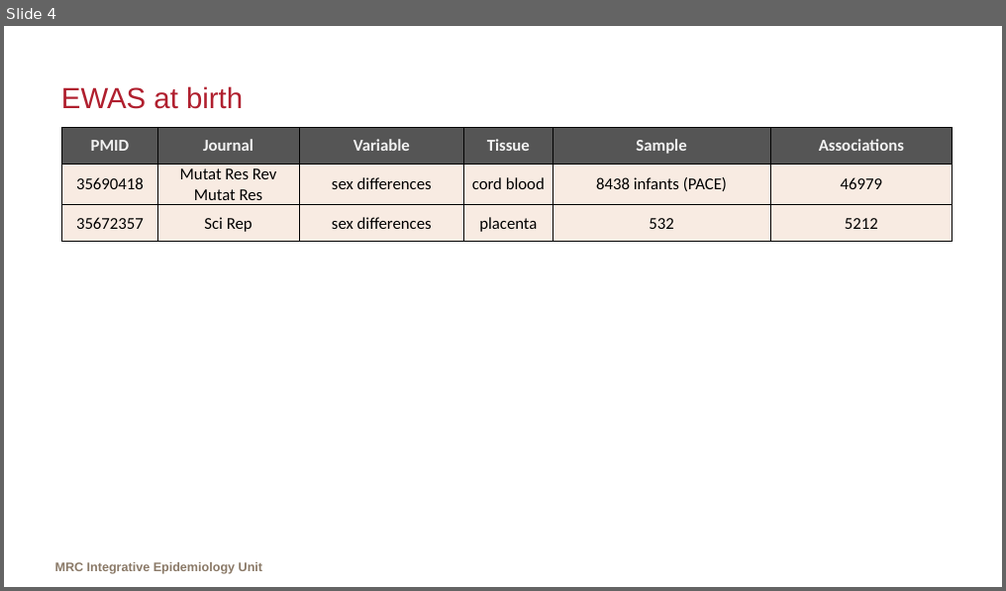
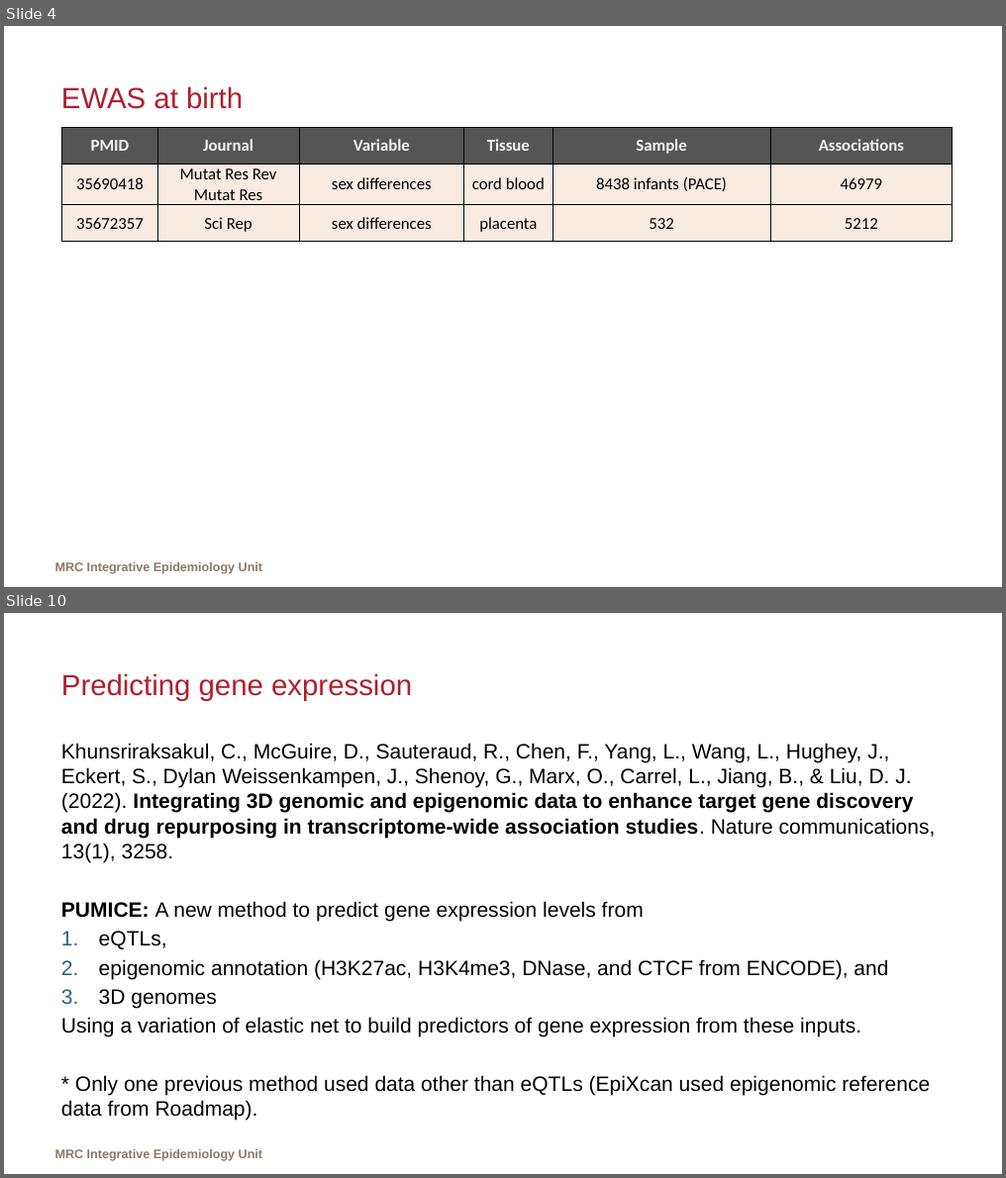
Before and after one commit to MRCIEU/epigenetics-journal-club, a slide deck: docs/presentations/20220620/slides.pptx. Shown one above the other, each under a label of ours: slide 4 before the commit, slides 4 and 10 after it; the slides between them are not shown. The pictures are 1006x591 and 1006x1178 pixels, drawn with LibreOffice and Linux fonts; fonts in the diff are those of the drawing; background and template pictures are left out. Boxes give left, top, right and bottom in pixels: in the first picture for what was removed or moved away, otherwise in the second. Text is boxed around its words. In the diff, an @@ line names an element or a change of style, - is before the commit and + after.

```diff
--- a/docs/presentations/20220620/slides.pptx
+++ b/docs/presentations/20220620/slides.pptx
@@ slide 10 added at [4,613,1002,1174], background picture (left out); not listed: 1 template element that a slide beside it also shows @@
@@ title added at [61,673,412,701], 28 pt, text #B01F2E @@
+Predicting gene expression
@@ text added at [61,743,936,1121], 20 pt, text #000000 @@
+Khunsriraksakul, C., McGuire, D., Sauteraud, R., Chen, F., Yang, L., Wang, L., Hughey, J., Eckert, S., Dylan Weissenkampen, J., Shenoy, G., Marx, O., Carrel, L., Jiang, B., & Liu, D. J. (2022). Integrating 3D genomic and epigenomic data to enhance target gene discovery and drug repurposing in transcriptome-wide association studies. Nature communications, 13(1), 3258.
+PUMICE: A new method to predict gene expression levels from
+1. eQTLs,
+2. epigenomic annotation (H3K27ac, H3K4me3, DNase, and CTCF from ENCODE), and
+3. 3D genomes
+Using a variation of elastic net to build predictors of gene expression from these inputs.
+* Only one previous method used data other than eQTLs (EpiXcan used epigenomic reference data from Roadmap).
```
Also in this commit, not shown: 12 other slides added, 1 slide removed, 1 other file.
